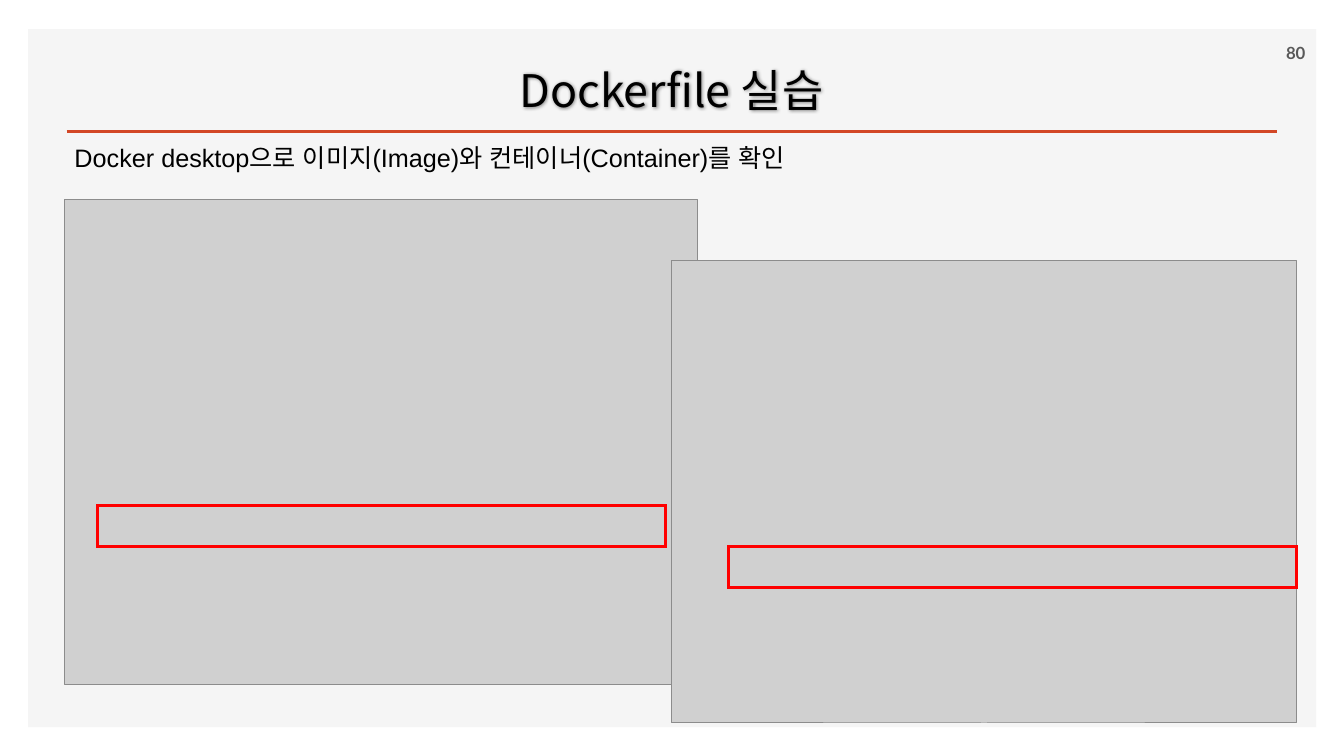
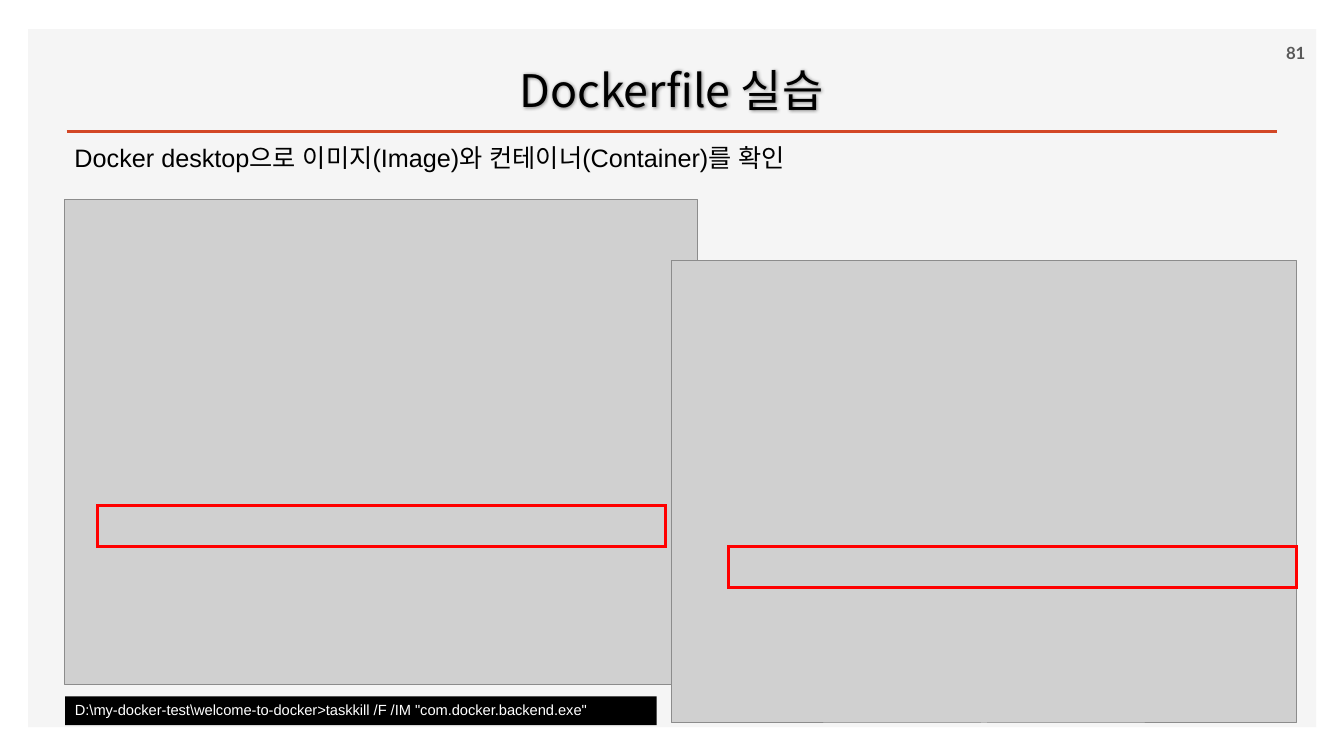
Before and after one commit to ancestor9/2026_Fall_AI-Workflow, a slide deck: slide 81 of PPTs/00_App Deployment.pptx (slide 80 before the commit). Drawn at 1344x756 pixels with LibreOffice and Linux fonts; fonts in the diff are those of the drawing; grey boxes stand for pictures; background and template pictures are left out. Boxes give left, top, right and bottom in pixels: in the first picture for what was removed or moved away, otherwise in the second. Text is boxed around its words. In the diff, an @@ line names an element or a change of style, - is before the commit and + after.

```diff
--- a/PPTs/00_App Deployment.pptx
+++ b/PPTs/00_App Deployment.pptx
@@ page number at bbox=[1286, 47, 1305, 59]: text changed @@
-80
+81
@@ rectangle added at bbox=[65, 697, 656, 726], fill #000000, 10.5 pt, text #FFFFFF @@
+D:\my-docker-test\welcome-to-docker>taskkill /F /IM "com.docker.backend.exe"
```
Also in this commit, not shown: 1 other slide changed, 5 slides added.
